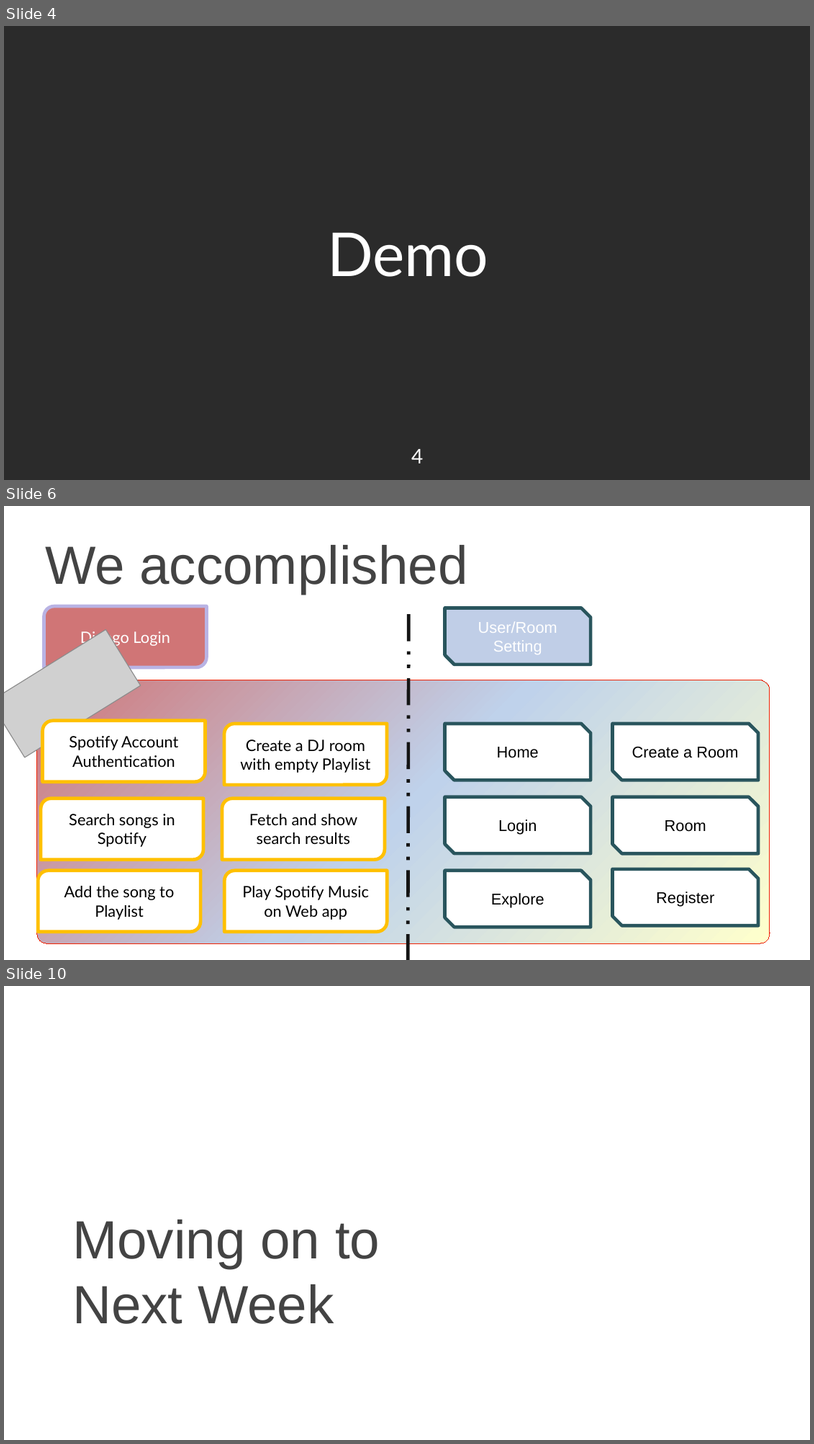
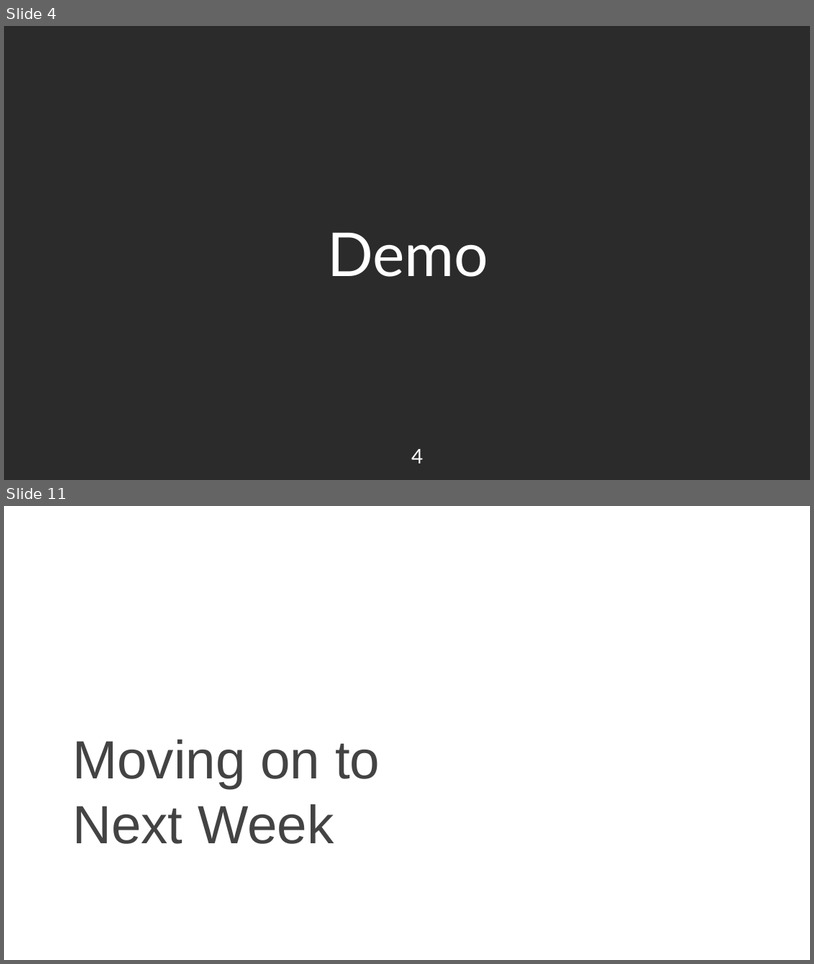
Before and after one commit to nkjack/17437-hot-pot-music-share, a slide deck: sprint-presentations/1119_WebApp_presentation.pptx. Shown one above the other, each under a label of ours: slides 4, 6 and 10 before the commit, slides 4 and 11 after it; the slides between them are not shown. The pictures are 814x1444 and 814x964 pixels, drawn with LibreOffice and Linux fonts; fonts in the diff are those of the drawing; grey boxes stand for pictures; background and template pictures are left out; a plain dark background stands for a picture behind light text. Boxes give left, top, right and bottom in pixels: in the first picture for what was removed or moved away, otherwise in the second. Text is boxed around its words. In the diff, an @@ line names an element or a change of style, - is before the commit and + after.

```diff
--- a/sprint-presentations/1119_WebApp_presentation.pptx
+++ b/sprint-presentations/1119_WebApp_presentation.pptx
@@ slide 6 removed at (4,506,810,960), background picture (left out) @@
@@ text removed at (45,545,468,594) @@
-We accomplished
@@ round diag rect removed at (44,606,207,667) @@
-Django Login
@@ snip diag rect removed at (445,608,591,664) @@
-User/Room Setting
@@ picture removed at (4,630,140,758) @@
@@ line removed from (409, 614) to (408, 959) @@
@@ rounded rectangle removed at (37,680,770,944) @@
@@ round diag rect removed at (43,721,206,782) @@
-Spotify Account Authentication
@@ round diag rect removed at (224,723,387,785) @@
-Create a DJ room with empty Playlist
@@ snip diag rect removed at (445,723,591,780) @@
-Home
@@ snip diag rect removed at (613,723,759,780) @@
-Create a Room
@@ round diag rect removed at (41,798,204,860) @@
-Search songs in Spotify
@@ round diag rect removed at (223,798,386,860) @@
-Fetch and show search results
@@ snip diag rect removed at (445,797,591,854) @@
-Login
@@ snip diag rect removed at (613,797,759,854) @@
-Room
@@ round diag rect removed at (38,870,201,932) @@
-Add the song to Playlist
@@ round diag rect removed at (224,870,387,932) @@
-Play Spotify Music on Web app
@@ snip diag rect removed at (445,870,591,927) @@
-Explore
@@ snip diag rect removed at (613,869,759,925) @@
-Register
@@ page number removed at (751,918,800,952) @@
-6
@@ what was slide 10 is now slide 11 @@
```
Also in this commit, not shown: 4 slides changed, 5 slides added, 3 other slides removed, 5 other files.
